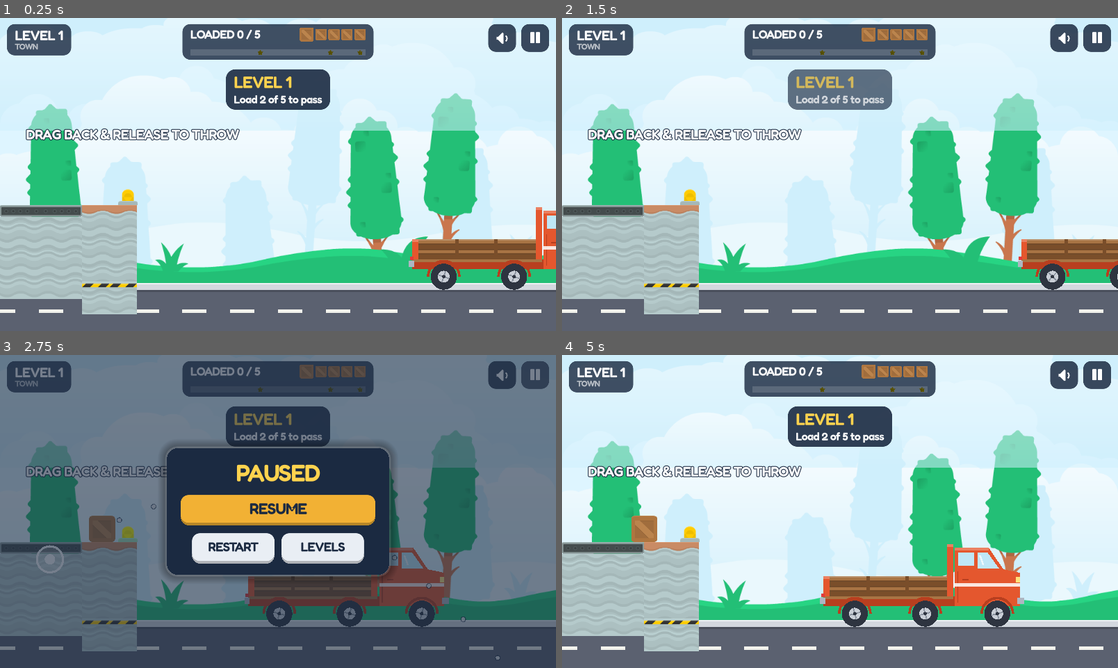
Above: before the commit, frames 1-4 (two rows, left to right).
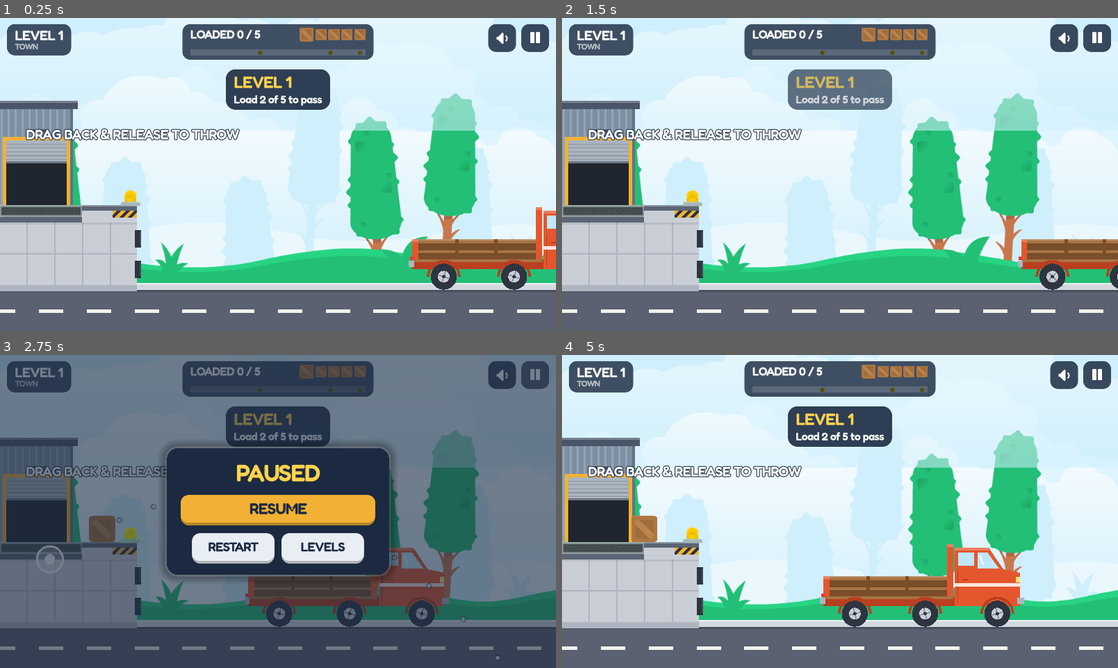
Above: after the commit, the same moments.

Repository: shaharFranses/flick-freight
Game: Godot game, scene res://scenes/main.tscn
Two runs of this game, one before a commit and one after it. Both use one fixed random seed, a clock stepped at 60 frames per second and the inputs below.
Inputs (mouse positions are in pixels of both pictures, inside the frame that each line leads up to):
- Up to frame 1 (0.25 s): no input
- Up to frame 2 (1.5 s): click (1095, 36) at 0.5 s; click "RESTART" at 1.25 s
- Up to frame 3 (2.75 s): click (533, 373) at 2 s
- Up to frame 4 (5 s): click "RESTART" at 2.75 s; click (1095, 373) at 3.5 s; click "RESTART" at 4.25 s

The runs differ from the first frame. In frame 1, 9.0% of the frame differs, in the area x 0-26%, y 26-95%; in frame 2, 9.0%; in frame 3, 5.9%; in frame 4, 8.9%.

Commit message:
Loading bay art: warehouse + roll-up door, concrete dock; wind flag on the roof
- The dock was two mismatched blocks of wavy tiles with a step between them.
  Now: warehouse wall with a roll-up door the conveyor comes out of, one
  continuous concrete dock with a steel lip, hazard nose and rubber bumpers.
- Wind flag moved from the screen edge (a headwind flag pointed off-screen)
  to the warehouse roof with room on both sides.
- Collision unchanged. Removed now-unused tile images.

Co-Authored-By: Claude Opus 5.5 <noreply@anthropic.com>
Claude-Session: https://claude.ai/code/session_01Tdm8eujCcG833rMN8dFAp7

Diff:
--- a/scripts/game.gd
+++ b/scripts/game.gd
@@ -158,29 +158,26 @@
 	return s
 
 
+const WAREHOUSE_RIGHT := 168.0
+const WAREHOUSE_TOP := 196.0
+const DOOR = Rect2(14, 282, 140, 148)  # roll-up door the conveyor comes out of
+
+
 func _build_dock():
+	# warehouse wall behind the conveyor (behind the cargo)
+	var wh = _static_node()
+	wh.z_index = -3
+	wh.draw.connect(_draw_warehouse.bind(wh))
+	# dock platform (in front of the cargo's lower edge)
 	var dock = _static_node()
 	dock.z_index = 1
-	# conveyor belt (left) feeding the loading spot (right)
+	dock.draw.connect(_draw_dock_face.bind(dock))
+	# conveyor belt set into the deck (Kenney industrial belt tiles)
 	var belts = ["ind_049", "ind_050", "ind_051"]
 	for i in 3:
 		_tile(dock, "res://art/v2/tiles/%s.png" % belts[i], Vector2(i * TILE, DOCK_TOP))
-	var y = DOCK_TOP + 27
-	while y < ROAD_Y:
-		for i in 3:
-			_tile(dock, "res://art/v2/tiles/ind_005.png", Vector2(i * TILE, y))
-		y += TILE
-	_tile(dock, "res://art/v2/tiles/ind_003.png", Vector2(3 * TILE, DOCK_TOP))
-	_tile(dock, "res://art/v2/tiles/ind_003.png", Vector2(4 * TILE, DOCK_TOP))
-	y = DOCK_TOP + TILE
-	while y < ROAD_Y:
-		for i in [3, 4]:
-			_tile(dock, "res://art/v2/tiles/ind_005.png", Vector2(i * TILE, y))
-		y += TILE
-	# hazard stripe on the dock edge and a beacon that lights when cargo is ready
-	_tile(dock, "res://art/v2/tiles/ind_065.png", Vector2(3 * TILE, ROAD_Y - 18))
-	_tile(dock, "res://art/v2/tiles/ind_065.png", Vector2(4 * TILE, ROAD_Y - 18))
-	beacon = _tile(dock, "res://art/v2/tiles/ind_040.png", Vector2(DOCK_RIGHT - 52, DOCK_TOP - TILE))
+	# beacon that pulses when cargo is ready to throw
+	beacon = _tile(dock, "res://art/v2/tiles/ind_040.png", Vector2(DOCK_RIGHT - 46, DOCK_TOP - TILE + 2))
 	var body = StaticBody2D.new()
 	body.add_to_group("dock")
 	var cs = CollisionShape2D.new()
@@ -190,6 +187,73 @@
 	cs.position = Vector2(DOCK_RIGHT * 0.5, (DOCK_TOP + ROAD_Y) * 0.5)
 	body.add_child(cs)
 	add_child(body)
+
+
+func _draw_warehouse(n: Node2D):
+	var wall = Color("#7E8FA3")
+	var rib = Color("#93A4B7")
+	var trim = Color("#4A5568")
+	var R = WAREHOUSE_RIGHT
+	# corrugated siding
+	n.draw_rect(Rect2(-10, WAREHOUSE_TOP, R + 10, DOCK_TOP - WAREHOUSE_TOP), wall)
+	var x = 2.0
+	while x < R:
+		n.draw_rect(Rect2(x, WAREHOUSE_TOP + 14, 5, DOCK_TOP - WAREHOUSE_TOP - 14), rib)
+		x += 16.0
+	# roof trim + gutter, side edge shadow
+	n.draw_rect(Rect2(-10, WAREHOUSE_TOP - 6, R + 22, 20), trim)
+	n.draw_rect(Rect2(-10, WAREHOUSE_TOP - 6, R + 22, 5), trim.lightened(0.25))
+	n.draw_rect(Rect2(R - 6, WAREHOUSE_TOP + 14, 6, DOCK_TOP - WAREHOUSE_TOP - 14), wall.darkened(0.2))
+	# roll-up door: amber frame, dark opening, shutter half-raised
+	var d = DOOR
+	n.draw_rect(d.grow(8), Color("#F2B134"))
+	n.draw_rect(d, Color("#20262F"))
+	var shutter_h = 52.0
+	n.draw_rect(Rect2(d.position, Vector2(d.size.x, shutter_h)), Color("#AAB4BF"))
+	var y = d.position.y + 8
+	while y < d.position.y + shutter_h:
+		n.draw_line(Vector2(d.position.x, y), Vector2(d.end.x, y), Color("#8C96A1"), 2.0)
+		y += 9.0
+	n.draw_rect(Rect2(d.position.x, d.position.y + shutter_h - 5, d.size.x, 5), Color("#6B7684"))
+	# lamp over the door
+	n.draw_rect(Rect2(d.get_center().x - 22, d.position.y - 26, 44, 8), trim)
+	n.draw_circle(Vector2(d.get_center().x, d.position.y - 16), 7, Color("#FFE27A"))
+
+
+func _draw_dock_face(n: Node2D):
+	var concrete = Color("#C9CED6")
+	var seam = Color("#AEB5BF")
+	var lip = Color("#5B6574")
+	var top = DOCK_TOP
+	var R = DOCK_RIGHT
+	# concrete body
+	n.draw_rect(Rect2(-10, top, R + 10, ROAD_Y - top + 4), concrete)
+	n.draw_rect(Rect2(-10, ROAD_Y - 10, R + 10, 14), seam)  # footing
+	for px in [62.0, 126.0, 190.0, 254.0]:
+		n.draw_line(Vector2(px, top + 40), Vector2(px, ROAD_Y - 10), seam, 3.0)
+	n.draw_line(Vector2(-10, top + 112), Vector2(R, top + 112), seam, 3.0)
+	# steel deck lip (right of the belt) with a hazard nose at the edge
+	n.draw_rect(Rect2(BELT_RIGHT, top, R - BELT_RIGHT, 14), lip)
+	n.draw_rect(Rect2(BELT_RIGHT, top, R - BELT_RIGHT, 3), lip.lightened(0.3))
+	var hz = Rect2(R - 56, top + 14, 56, 16)
+	n.draw_rect(hz, Color("#2E3440"))
+	var sx = hz.position.x - 16
+	while sx < hz.end.x:
+		var poly = PackedVector2Array([Vector2(sx, hz.end.y), Vector2(sx + 16, hz.position.y),
+			Vector2(sx + 26, hz.position.y), Vector2(sx + 10, hz.end.y)])
+		var clipped = Geometry2D.intersect_polygons(poly, PackedVector2Array([hz.position,
+			Vector2(hz.end.x, hz.position.y), hz.end, Vector2(hz.position.x, hz.end.y)]))
+		for c in clipped:
+			n.draw_colored_polygon(c, Color("#F2B134"))
+		sx += 20
+	# belt frame under the rollers
+	n.draw_rect(Rect2(-10, top + 27, BELT_RIGHT + 10, 13), lip)
+	# shadow of the deck lip on the wall
+	n.draw_rect(Rect2(-10, top + 40, R + 10, 6), Color(0, 0, 0, 0.08))
+	# rubber dock bumpers on the face
+	for by in [top + 58.0, top + 128.0]:
+		n.draw_rect(Rect2(R - 4, by, 14, 40), Color("#2E3440"))
+		n.draw_rect(Rect2(R + 6, by + 4, 4, 32), Color("#454C59"))
 
 
 func _build_blocks():
@@ -256,7 +320,7 @@
 
 func _build_flag():
 	flag = Node2D.new()
-	flag.position = Vector2(40, DOCK_TOP)
+	flag.position = Vector2(118, WAREHOUSE_TOP - 6)
 	flag.z_index = 2
 	flag.physics_interpolation_mode = Node.PHYSICS_INTERPOLATION_MODE_OFF
 	flag.draw.connect(_draw_flag)
@@ -264,7 +328,7 @@
 
 
 func _draw_flag():
-	var h = 150.0
+	var h = 88.0
 	flag.draw_rect(Rect2(-3, -h, 6, h), Color("#7D8894"))
 	flag.draw_circle(Vector2(0, -h), 6, Color("#AAB4BF"))
 	var dir = sign(wind)
Binary file removed: art/v2/tiles/ind_003.png
Not shown, removed: art/v2/tiles/ind_003.png.import
Binary file removed: art/v2/tiles/ind_005.png
Not shown, removed: art/v2/tiles/ind_005.png.import
Binary file removed: art/v2/tiles/ind_019.png
Not shown, removed: art/v2/tiles/ind_019.png.import
Binary file removed: art/v2/tiles/ind_065.png
Not shown, removed: art/v2/tiles/ind_065.png.import
